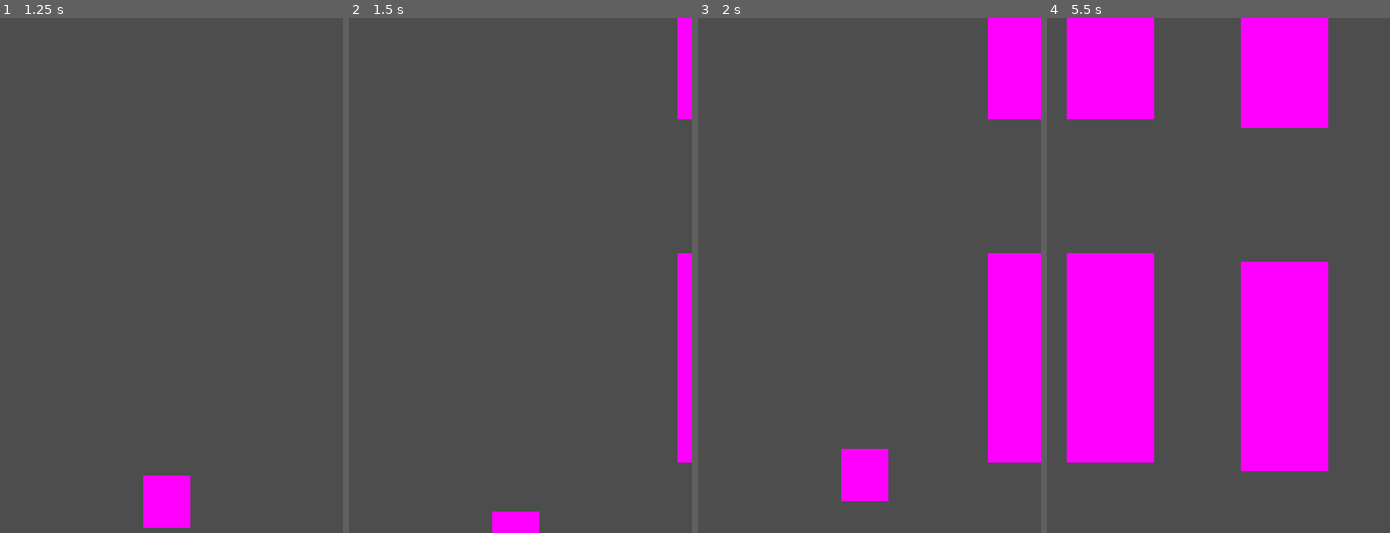
Above: before the commit, frames 1-4 (left to right).
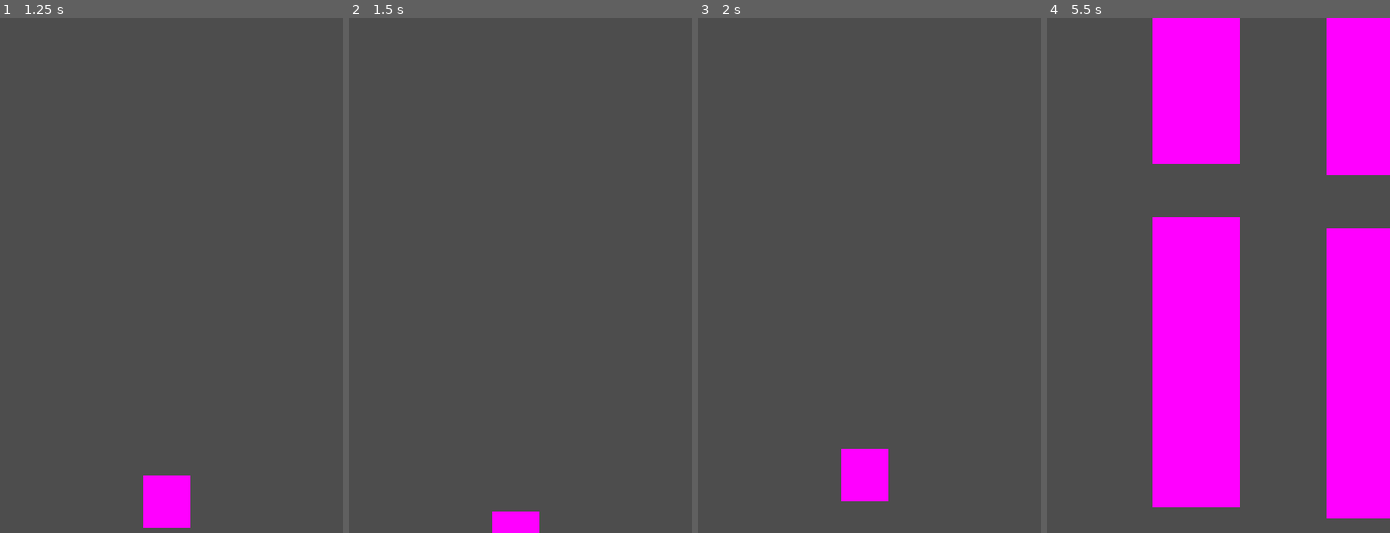
Above: after the commit, the same moments.

Repository: davidward462/flappy-bird
Game: Godot game, scene res://scenes/game.tscn
Two runs of this game, one before a commit and one after it. Both use one fixed random seed, a clock stepped at 60 frames per second and the inputs below.
Inputs:
- Up to frame 1 (1.25 s): tap Space (jump) at 0.77 s
- Up to frame 2 (1.5 s): hold Down (ui_down) from 1.28 s (still down)
- Up to frame 3 (2 s): keep holding Down (ui_down); tap Space (jump) at 1.52 s
- Up to frame 4 (5.5 s): release Down (ui_down) at 2.03 s; tap Space (jump) at 3.02, 3.77, 4.52 s; hold Down (ui_down) from 3.53 s (still down)

Frame 1 is identical in both runs. In frame 2, 2.6% of the frame differs, in the area x 95-100%, y 0-87%; in frame 3, 9.4%; in frame 4, 68%, in the area x 5-100%, y 0-98%.

Commit message:
add wall_set scene

Diff:
--- a/scenes/wall.tscn
+++ b/scenes/wall.tscn
@@ -5,16 +5,16 @@
 [sub_resource type="PlaceholderTexture2D" id="PlaceholderTexture2D_gv3e7"]
 
 [sub_resource type="RectangleShape2D" id="RectangleShape2D_00sbq"]
-size = Vector2(102, 244)
+size = Vector2(102, 338)
 
 [node name="Area2D" type="Area2D"]
 script = ExtResource("1_lb1bu")
 
 [node name="Sprite2D" type="Sprite2D" parent="."]
-position = Vector2(51, 122)
-scale = Vector2(102, 244)
+position = Vector2(51, 169)
+scale = Vector2(102, 338)
 texture = SubResource("PlaceholderTexture2D_gv3e7")
 
 [node name="CollisionShape2D" type="CollisionShape2D" parent="."]
-position = Vector2(51, 122)
+position = Vector2(51, 169)
 shape = SubResource("RectangleShape2D_00sbq")
--- /dev/null
+++ b/scenes/wall_set.tscn
@@ -0,0 +1,10 @@
+[gd_scene load_steps=2 format=3 uid="uid://dulrggsyapgjx"]
+
+[ext_resource type="PackedScene" uid="uid://dfcpibawan7lp" path="res://scenes/wall.tscn" id="1_kpgjx"]
+
+[node name="Node2D" type="Node2D"]
+
+[node name="Area2D" parent="." instance=ExtResource("1_kpgjx")]
+
+[node name="Area2D2" parent="." instance=ExtResource("1_kpgjx")]
+position = Vector2(0, 432)
--- a/scripts/game.gd
+++ b/scripts/game.gd
@@ -2,7 +2,7 @@
 
 var rng = RandomNumberGenerator.new()
 var wall_scene = preload("res://scenes/wall.tscn")
-var wall_spawn_x_pos = 400
+var wall_spawn_x_pos = 500
 
 # Called when the node enters the scene tree for the first time.
 func _ready() -> void:
@@ -10,7 +10,7 @@
 
 func create_wall()  -> void:
 	# create upper and lower parts
-	var center_height = randf_range(-150, 150)
+	var center_height = randf_range(-200, 200)
 	#var center_height = 0
 
 	create_block(wall_spawn_x_pos, center_height)
